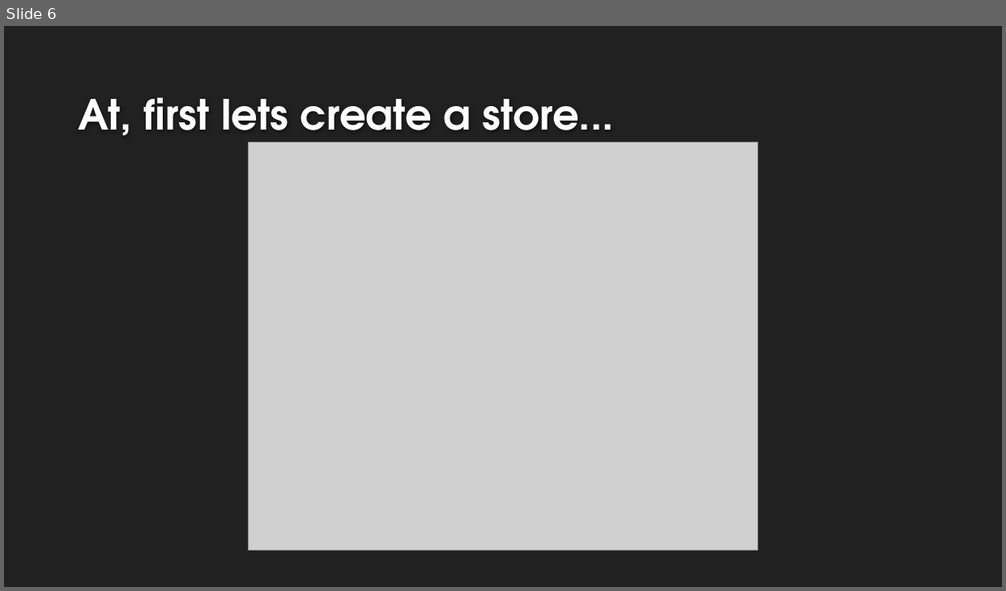
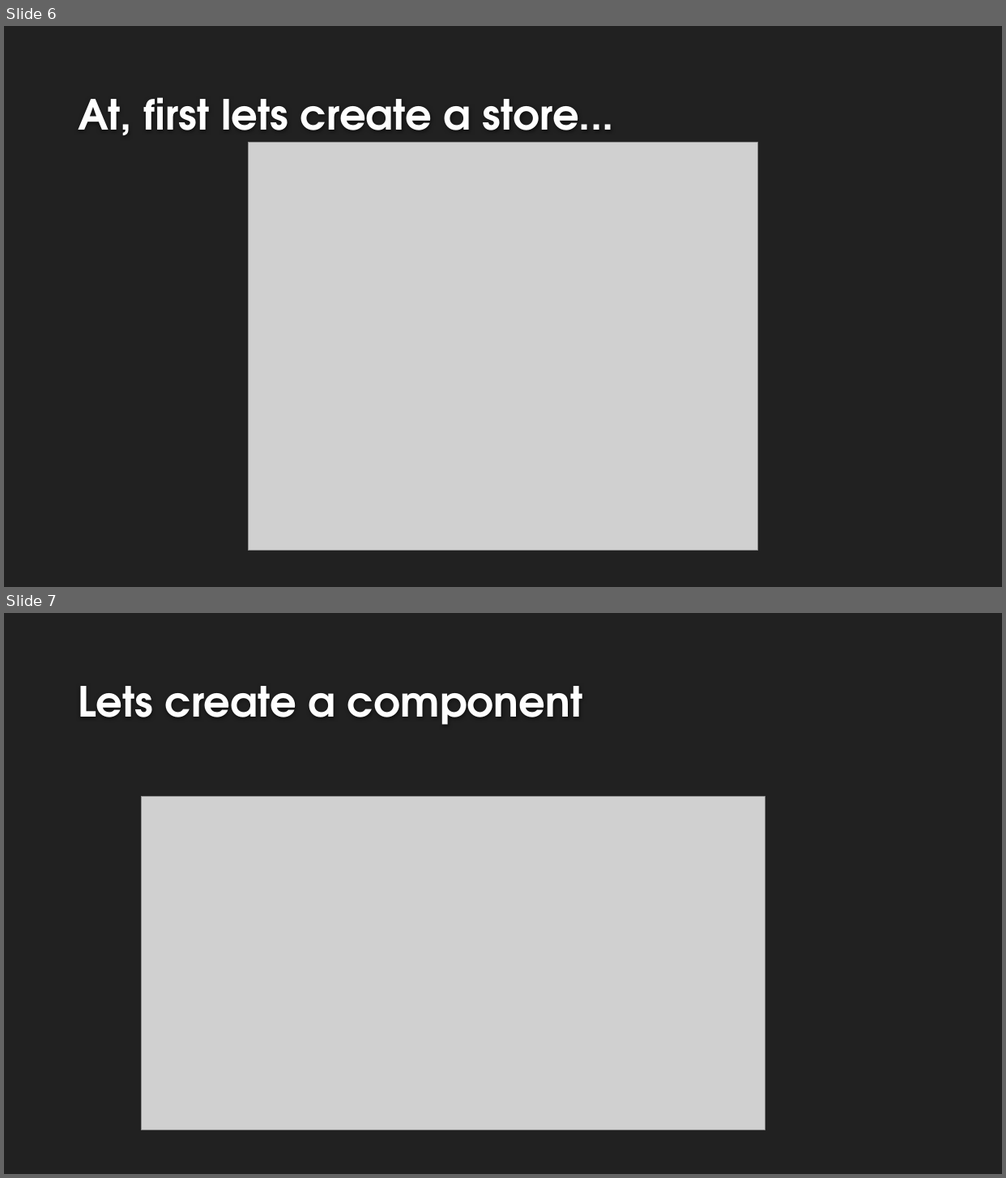
Before and after one commit to SaurabPoudel/React-Learning-, a slide deck: zustand-learning/Zustand.pptx. Shown one above the other, each under a label of ours: slide 6 before the commit, slides 6 and 7 after it. The pictures are 1006x591 and 1006x1178 pixels, drawn with LibreOffice and Linux fonts; fonts in the diff are those of the drawing; grey boxes stand for pictures; background and template pictures are left out. Boxes give left, top, right and bottom in pixels: in the first picture for what was removed or moved away, otherwise in the second. Text is boxed around its words. In the diff, an @@ line names an element or a change of style, - is before the commit and + after.

```diff
--- a/zustand-learning/Zustand.pptx
+++ b/zustand-learning/Zustand.pptx
@@ slide 7 added at (4,613,1002,1174), background #212121 @@
@@ title added at (78,686,583,725), 40 pt, text #FEFEFE, bold @@
+Lets create a component
@@ picture added at (142,796,765,1131) @@
```
Also in this commit, not shown: 1 slide changed, 6 other slides added, 1 slide removed.
